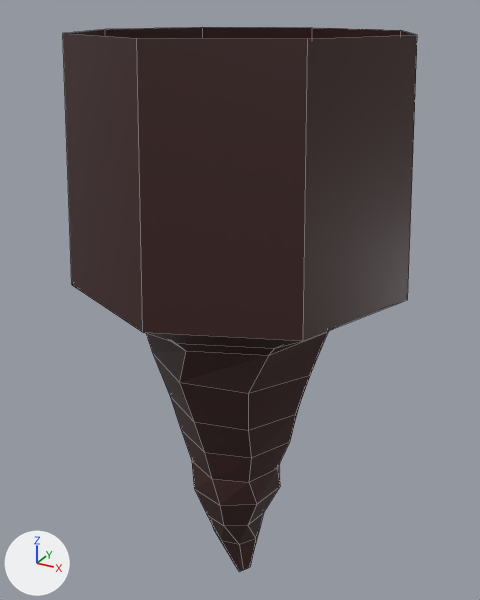
The Blender file graphics/level/stalagtite.blend as it was, and as the next commit left it.
Rendered twice from a 50 mm lens placed at (26.0, -46.9, 38.8), pointed at (-0.1, 0.6, 15.1). Lighting does not change. The marker at lower left points along +X, +Y and +Z. Mesh edges are drawn as thin lines.

The scene before the commit, as lines of its bpy script (objects in view):
```python
me_circle_001 = bpy.data.meshes.new('Circle.001')
me_circle_001.from_pydata(...)  # 64 vertices, 59 faces; spans x -12.9..15.0, y -15.1..12.8, z -1.5..37.2
me_circle_001.materials.append(mat_stalagtite)  # brown #3d2020
me_circle_002 = bpy.data.meshes.new('Circle.002')
me_circle_002.from_pydata(...)  # 40 vertices, 38 faces; spans x -5.0..4.1, y -4.1..5.0, z -16.5..-1.5
me_circle_002.materials.append(mat_stalagtite)  # brown #3d2020
ob_body = bpy.data.objects.new('Body', me_circle_001)
ob_body.location = (0.0, 0.0, 0.0)
ob_head = bpy.data.objects.new('Head', me_circle_002)
ob_head.location = (0.0, 0.0, 0.0)
```
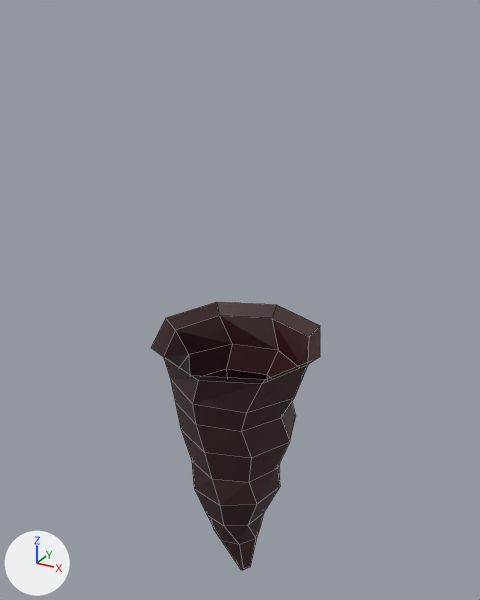
Commit message: improve stalagtites

Changed parts and their boxes [x1, y1, x2, y2] in the pictures (480 x 600 px):
'Body', reshaped (52% narrower, 60% shorter): before [63, 27, 417, 482]; after [151, 302, 320, 482]
part 1 of me_circle_001, cut back: before [63, 27, 417, 458]; after [151, 302, 320, 458]

Edits to the bpy script that builds the scene:
```text
Change me_circle_001:
    used by ob_body; location = (0.0, 0.0, 0.0)
    remove me_circle_001.from_pydata(...)  # 64 vertices, 59 faces; spans x -12.9..15.0, y -15.1..12.8, z -1.5..37.2
    add me_circle_001.from_pydata(...)  # 48 vertices, 43 faces; spans x -7.9..7.9, y -7.9..7.9, z -1.5..11.8
    me_circle_001 part 1
    16 vertices are removed from x -12.9..15.0, y -15.1..12.8, z 18.9..37.2
    16 faces are deleted
    32 vertices move from x -9.8..9.8, y -9.8..9.8, z 6.0..15.5 to x -7.9..7.9, y -7.9..7.9, z 5.1..11.8
```
